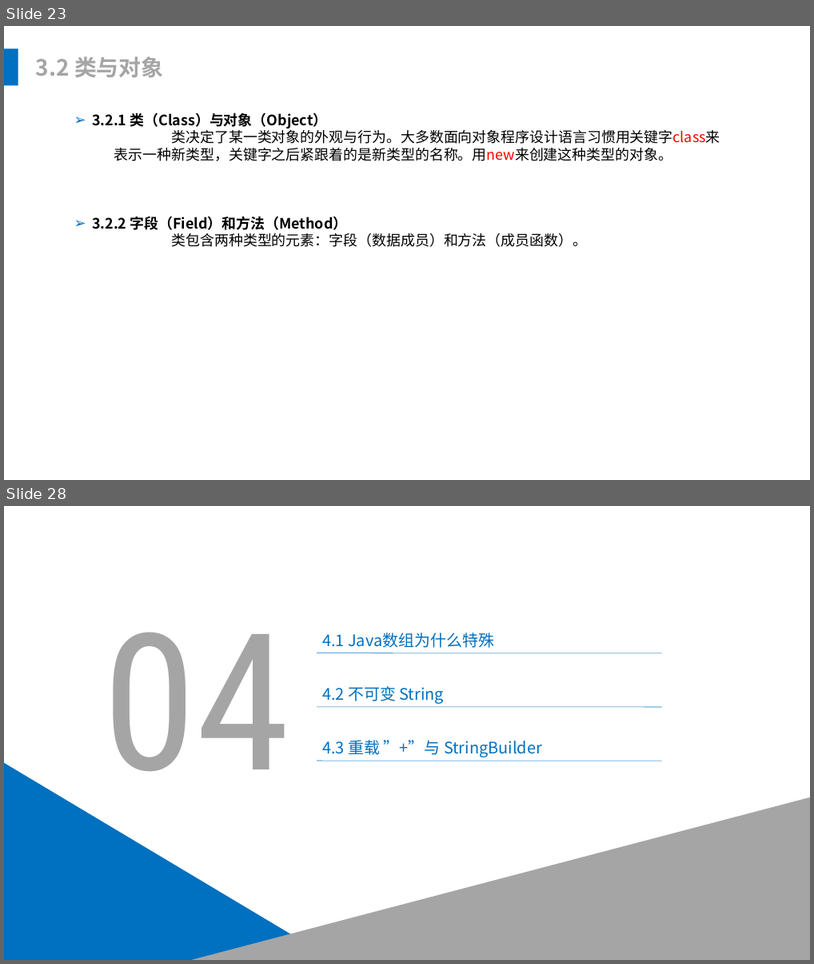
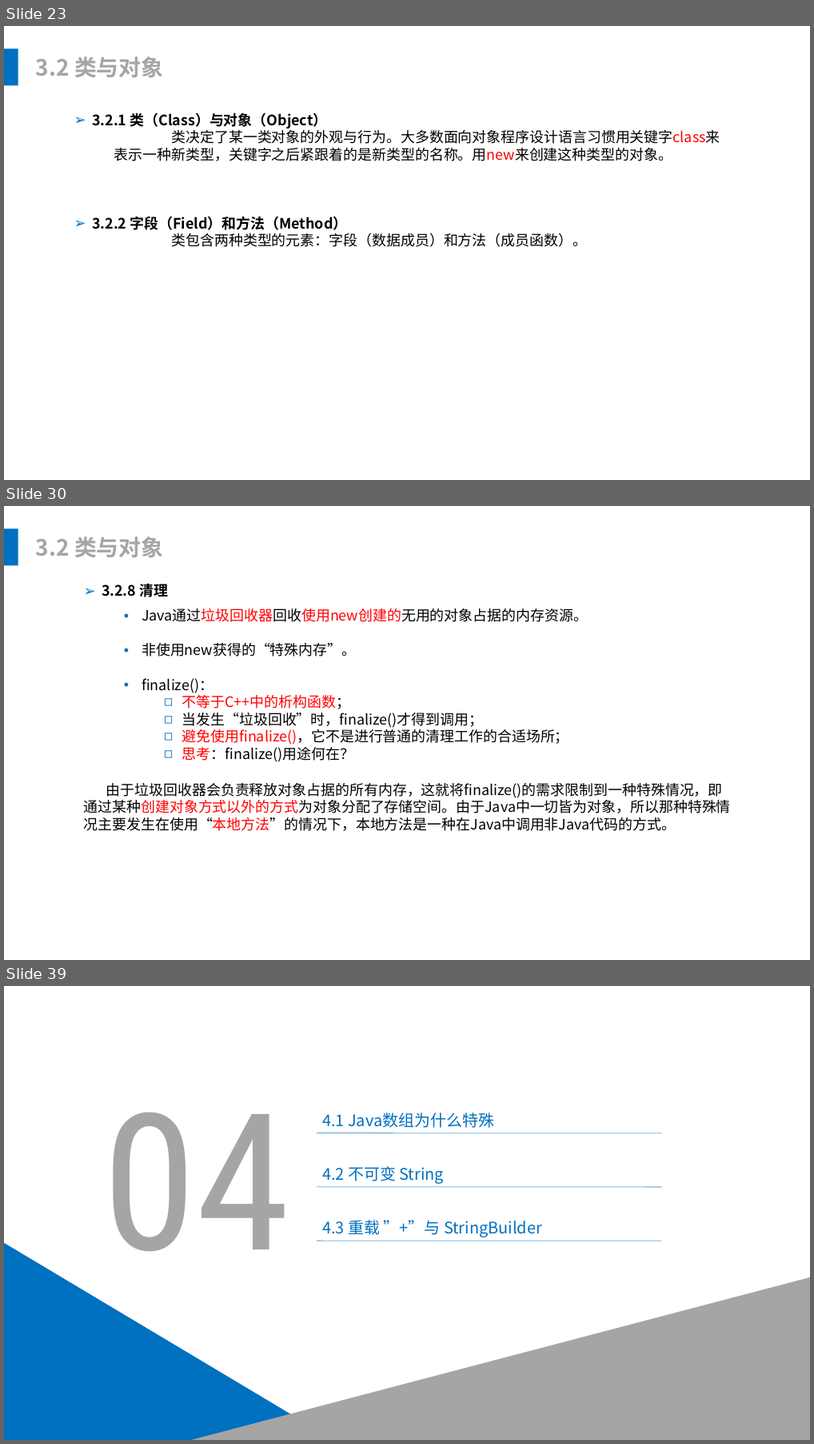
Before and after one commit to leonliu06/JavaTrainning, a slide deck: Java培训.pptx. Shown one above the other, each under a label of ours: slides 23 and 28 before the commit, slides 23, 30 and 39 after it; the slides between them are not shown. The pictures are 814x964 and 814x1444 pixels, drawn with LibreOffice and Linux fonts; fonts in the diff are those of the drawing. Boxes give left, top, right and bottom in pixels: in the first picture for what was removed or moved away, otherwise in the second. Text is boxed around its words. In the diff, an @@ line names an element or a change of style, - is before the commit and + after.

```diff
--- a/Java培训.pptx
+++ b/Java培训.pptx
@@ slide 30 added at (4,506,810,960), background #FFFFFF @@
@@ rectangle added at (4,529,18,566), fill #0070C0 @@
@@ text added at (36,536,163,557), 28 pt, text #A5A5A5, bold @@
+3.2 类与对象
@@ text added at (102,584,168,597), 18 pt, text #000000, bold @@
+➢ 3.2.8 清理
@@ text added at (142,608,588,762), 18 pt, text #000000 @@
+  • Java通过垃圾回收器回收使用new创建的无用的对象占据的内存资源。
+  • 非使用new获得的“特殊内存”。
+  • finalize()：
+    ◻ 不等于C++中的析构函数；
+    ◻ 当发生“垃圾回收”时，finalize()才得到调用；
+    ◻ 避免使用finalize()，它不是进行普通的清理工作的合适场所；
+    ◻ 思考：finalize()用途何在？
@@ text added at (84,783,731,831), 18 pt, text #000000 @@
+由于垃圾回收器会负责释放对象占据的所有内存，这就将finalize()的需求限制到一种特殊情况，即通过某种创建对象方式以外的方式为对象分配了存储空间。由于Java中一切皆为对象，所以那种特殊情况主要发生在使用“本地方法”的情况下，本地方法是一种在Java中调用非Java代码的方式。
@@ what was slide 28 is now slide 39 @@
```
Also in this commit, not shown: 7 slides changed, 10 other slides added, 1 other file.
